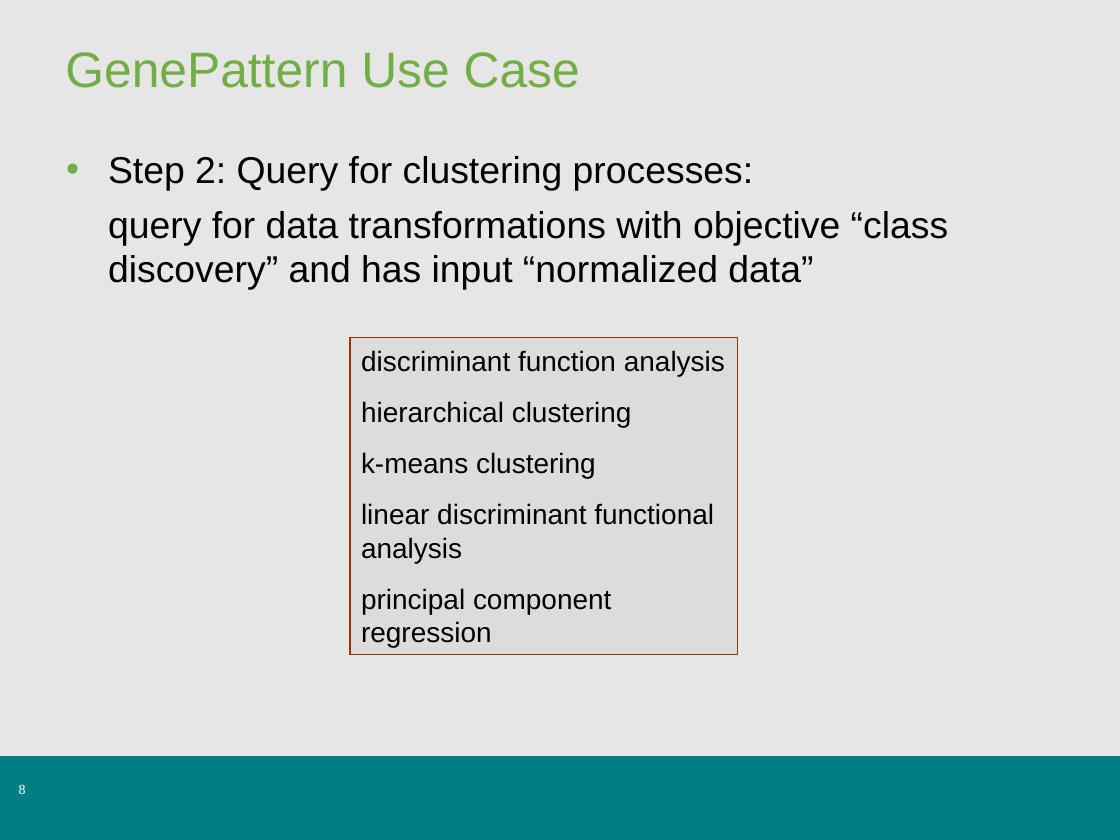
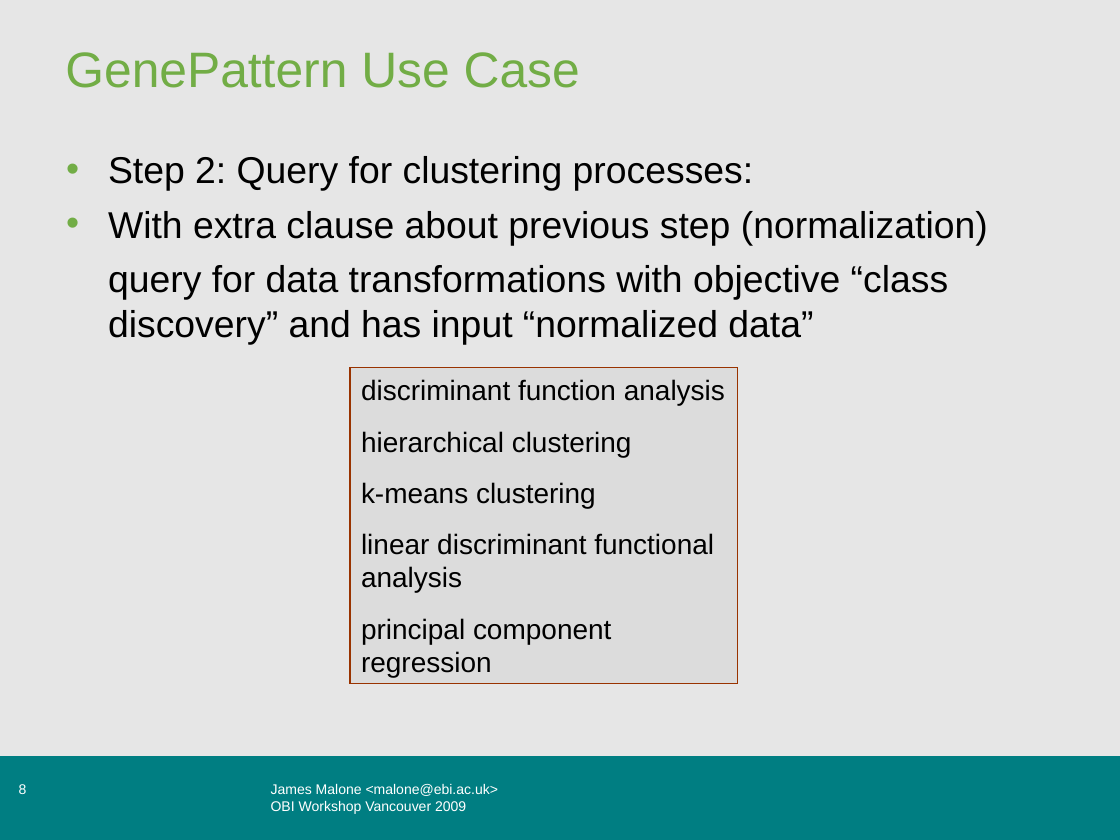
Before and after one commit to obi-ontology/obi-legacy-svn, a slide deck: slide 8 of trunk/docs/developer/DT/DT_use_case_vancouver_2009.ppt. Drawn at 1120x840 pixels with LibreOffice and Linux fonts; fonts in the diff are those of the drawing; background and template pictures are left out. Boxes give left, top, right and bottom in pixels: in the first picture for what was removed or moved away, otherwise in the second. Text is boxed around its words. In the diff, an @@ line names an element or a change of style, - is before the commit and + after.

```diff
--- a/trunk/docs/developer/DT/DT_use_case_vancouver_2009.ppt
+++ b/trunk/docs/developer/DT/DT_use_case_vancouver_2009.ppt
@@ text at [108,211,988,245]: paragraph added @@
+• With extra clause about previous step (normalization)
@@ rectangle "discriminant function analysis": place and size @@
-rectangle "discriminant function analysis" at [351,337,738,654]
+rectangle "discriminant function analysis" at [351,367,738,684]
@@ page number at [19,784,27,794]: font Times New Roman to Arial @@
@@ text added at [271,784,499,814], 9 pt, text #FFFFFF @@
+James Malone <malone@ebi.ac.uk>
+OBI Workshop Vancouver 2009
```
Also in this commit, not shown: 12 other slides changed, 1 other file.
